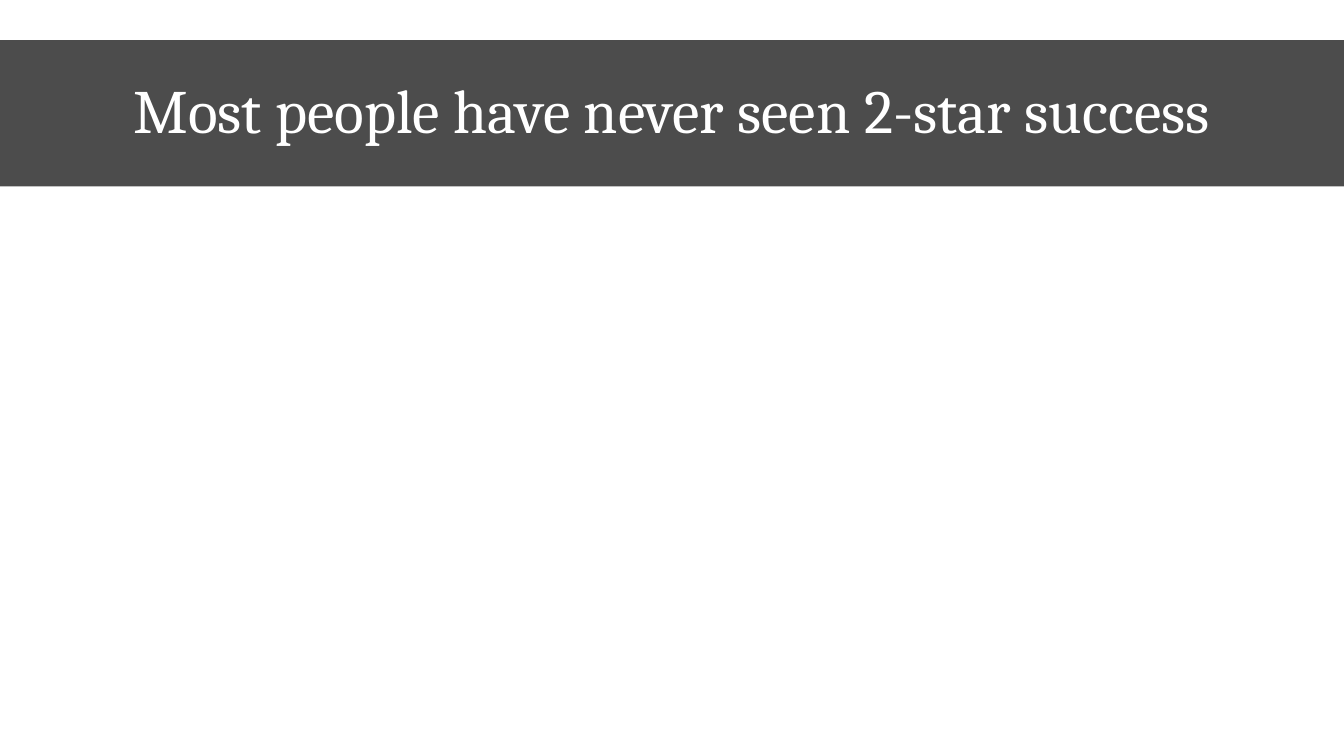
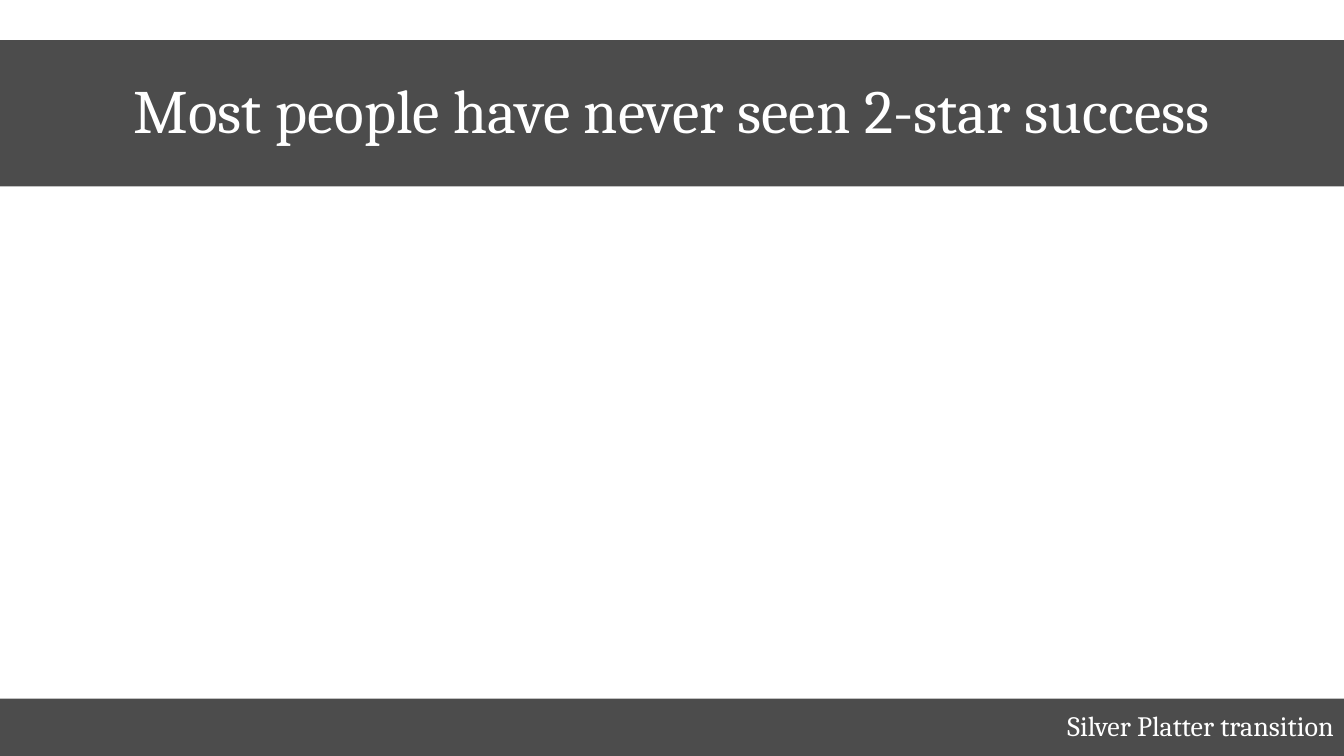
Before and after one commit to arlobelshee/Presentations, a slide deck: slide 2 of top teams/top teams.pptx. Drawn at 1344x756 pixels with LibreOffice and Linux fonts; fonts in the diff are those of the drawing; background and template pictures are left out. Boxes give left, top, right and bottom in pixels: in the first picture for what was removed or moved away, otherwise in the second. Text is boxed around its words. In the diff, an @@ line names an element or a change of style, - is before the commit and + after.

```diff
--- a/top teams/top teams.pptx
+++ b/top teams/top teams.pptx
@@ text added at (0,699,1344,756), fill #000000 at 70% opacity, 20 pt, text #FFFFFF @@
+Silver Platter transition
```
Also in this commit, not shown: 2 other slides changed.
